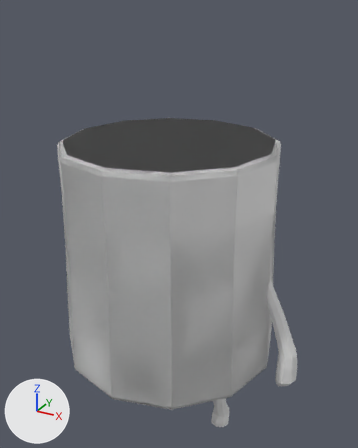
What one commit did to the Blender file Marshmallow.blend.
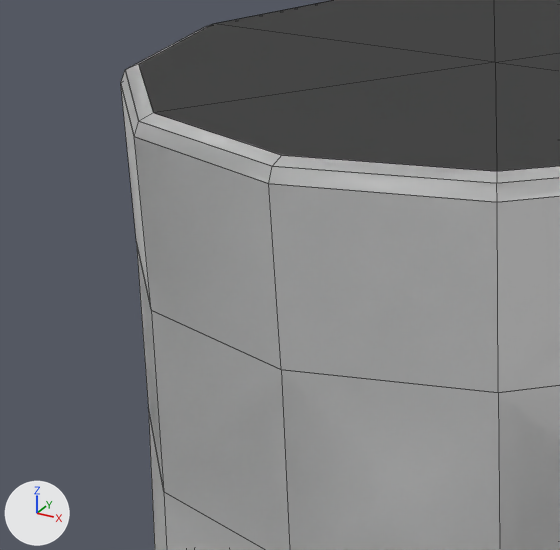
Each version is shown whole from a 50 mm lens placed at (2.03, -3.52, 2.01), pointed at (0.04, 0.09, 0.2), then close up on the part from 6% to 53% of the width and 27% to 64% of the height. Lighting does not change. The marker at lower left points along +X, +Y and +Z. The close-ups show mesh edges as thin lines.
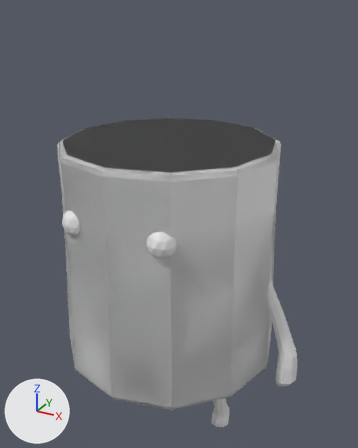
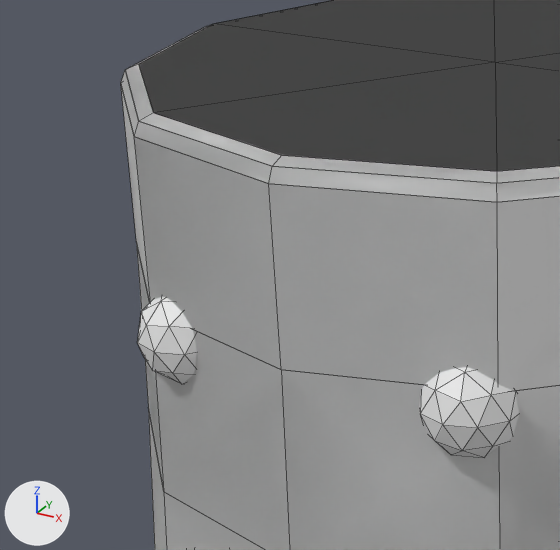
The edits, one by one:
me_cylinder_008 has 254 vertices, 236 faces and spans x -0.99..1.26, y -0.99..0.99, z -1.77..1.88.
me_cylinder_008 is used by ob_cylinder; location (0.0, 0.0, 0.0).
me_cylinder_008 part 1: a new loose piece, an icosphere of 80 faces spanning x 0.27..0.5, y -0.9..-0.66, z 0.35..0.59.

Where the change shows, as pixel boxes [x1, y1, x2, y2] in the close-ups (560 x 550 px):
part 1 of me_cylinder_008, added: after [137, 297, 519, 457]
